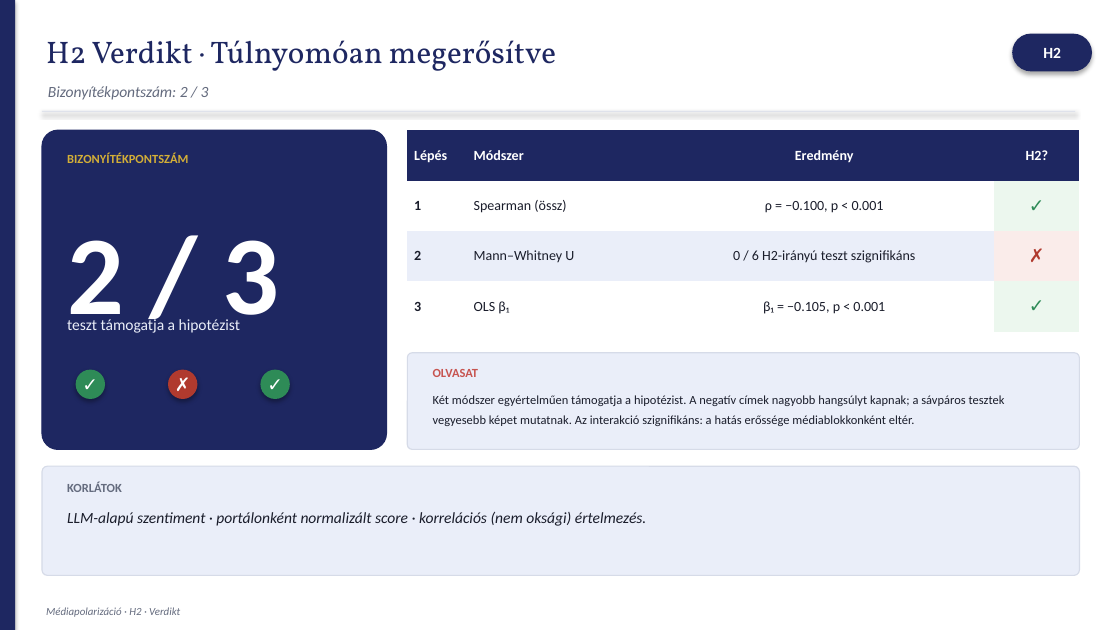
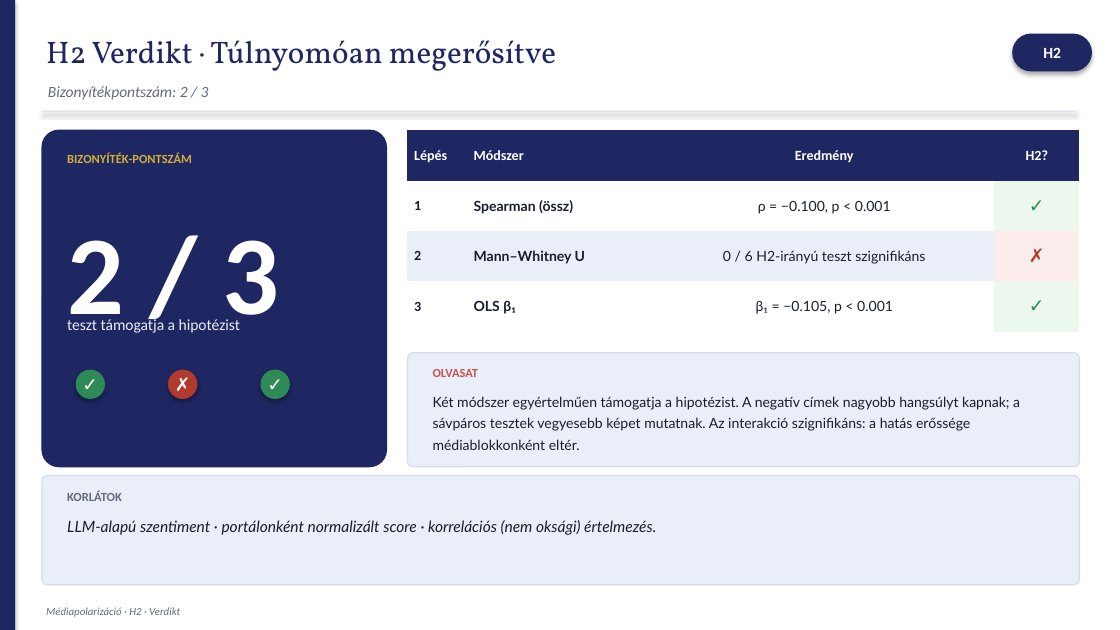
Before and after one commit to fberti/kontraszt-research, a slide deck: slide 15 of presentation/presentation_slides.pptx. Drawn at 1120x630 pixels with LibreOffice and Linux fonts; fonts in the diff are those of the drawing. Boxes give left, top, right and bottom in pixels: in the first picture for what was removed or moved away, otherwise in the second. Text is boxed around its words. In the diff, an @@ line names an element or a change of style, - is before the commit and + after.

```diff
--- a/presentation/presentation_slides.pptx
+++ b/presentation/presentation_slides.pptx
@@ rounded rectangle: place and size @@
-rounded rectangle at box(43, 130, 388, 449)
+rounded rectangle at box(43, 130, 388, 466)
@@ table at box(408, 130, 1080, 497) @@
@@ font Calibri to Lato in "Spearman (össz)", "ρ = −0.100, p < 0.001", "Mann–Whitney U", "0 / 6 H2-irányú teszt szignifikáns" and 2 more places @@
@@ bold on in "Spearman (össz)", "Mann–Whitney U", "OLS β₁" @@
@@ text at box(67, 152, 192, 163): text changed @@
-BIZONYÍTÉKPONTSZÁM
+BIZONYÍTÉK-PONTSZÁM
@@ rounded rectangle: place and size @@
-rounded rectangle at box(408, 353, 1080, 449)
+rounded rectangle at box(408, 353, 1080, 467)
@@ text "Két módszer egyértelműen támogatja a ..." at box(433, 396, 1020, 450): size 8 to 9 pt, font Calibri to Lato @@
@@ rounded rectangle: place and size @@
-rounded rectangle at box(43, 466, 1080, 575)
+rounded rectangle at box(43, 476, 1080, 586)
@@ text "KORLÁTOK": place and size @@
-text "KORLÁTOK" at box(67, 482, 122, 492)
+text "KORLÁTOK" at box(67, 491, 122, 501)
@@ text "LLM-alapú szentiment · portálonként normalizált ...": place and size @@
-text "LLM-alapú szentiment · portálonként normalizált ..." at box(67, 512, 646, 526)
+text "LLM-alapú szentiment · portálonként normalizált ..." at box(67, 520, 656, 535)
@@ text "LLM-alapú szentiment · portálonként normalizált ..." at box(67, 520, 656, 535): font Calibri to Lato @@
```
Also in this commit, not shown: 17 other slides changed, 2 other files.
